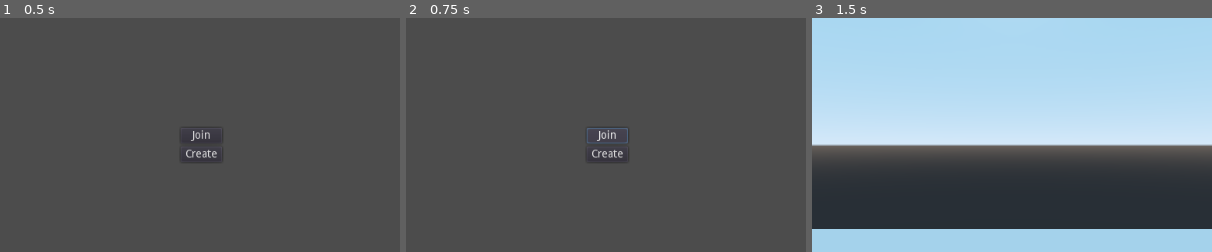
Above: before the commit, frames 1-3 (left to right).
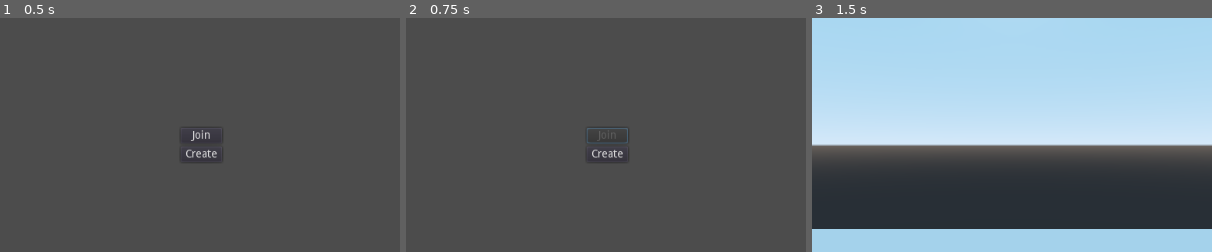
Above: after the commit, the same moments.

Repository: DarcyFilmsYT/Basic-Multiplayer
Game: Godot game, scene res://World/World.tscn
Same seed, same stepped clock (60 frames per second), same inputs: the game is played once before the commit and once after it. Before the commit the project starts from res://Map/World.tscn.
Inputs:
- Up to frame 1 (0.5 s): no input
- Up to frame 2 (0.75 s): click "Join" at 0.5 s
- Up to frame 3 (1.5 s): click "Create" at 1.25 s
The pictures show only the part of the screen within x 25-75%, y 23-73%; the shares and areas given below are measured in that part.

Frame 1 is identical in both runs. In frame 2, 0.1% of the frame differs, in the area x 47-53%, y 47-53%; in frame 3, nothing differs.

Commit message:
Add files via upload

Diff:
--- a/Basic Multiplayer/Menus/Scripts/Main menu.gd
+++ b/Basic Multiplayer/Menus/Scripts/Main menu.gd
@@ -1,6 +1,7 @@
 extends Control
 
 func join_Button_pressed():
+	$HBoxContainer/VBoxContainer/Join.disabled = true
 	Server.join()
 
 func create_button_pressed():
--- a/Basic Multiplayer/Player/Scripts/Player Other.gd
+++ b/Basic Multiplayer/Player/Scripts/Player Other.gd
@@ -1,6 +1 @@
 extends KinematicBody
-
-var new_position
-
-func _physics_process(_delta):
-	self.global_transform.origin = new_position
--- a/Basic Multiplayer/Scripts/Server.gd
+++ b/Basic Multiplayer/Scripts/Server.gd
@@ -6,9 +6,11 @@
 
 var connected = false
 
+var ip = "127.0.0.1"
+
 func join():
 	var peer = NetworkedMultiplayerENet.new()
-	peer.create_client("127.0.0.1", 6969)
+	peer.create_client(ip, 6969)
 	get_tree().network_peer = peer
 	peer.connect("connection_succeeded", self, "joined_server")
 	peer.connect("connection_failed", self, "failed_connection")
@@ -20,7 +22,8 @@
 	rpc_id(1, "request_players")
 
 func failed_connection():
-	print("couldn't connect to test IP")
+	get_node("../World/Main menu/HBoxContainer/VBoxContainer/Join").disabled = false
+	print("couldn't connect to " + ip)
 
 remote func request_players():
 	var player_id = get_tree().get_rpc_sender_id()
@@ -88,11 +91,11 @@
 remote func share_player_state(position):
 	var player_id = get_tree().get_rpc_sender_id()
 	if get_tree().get_network_unique_id() == 1:
-		get_node("../World/Other Players/" + str(player_id)).new_position = position
+		get_node("../World/Other Players/" + str(player_id)).global_transform.origin = position
 	else:
 		rpc_id(0, "recieve_player_state", player_id, position)
 
 remote func recieve_player_state(player_id, position):
 	if get_tree().get_rpc_sender_id() == 1:
 		if get_node("../World/Other Players").has_node(str(player_id)):
-			get_node("../World/Other Players/" + str(player_id)).new_position = position
+			get_node("../World/Other Players/" + str(player_id)).global_transform.origin = position
--- /dev/null
+++ b/Basic Multiplayer/World/World.tscn
@@ -0,0 +1,17 @@
+[gd_scene load_steps=2 format=2]
+
+[ext_resource path="res://Menus/Main menu.tscn" type="PackedScene" id=1]
+
+[node name="World" type="Spatial"]
+
+[node name="CSGCombiner" type="CSGCombiner" parent="."]
+transform = Transform( 1, 0, 0, 0, 1, 0, 0, 0, 1, 0, -1, 0 )
+use_collision = true
+
+[node name="CSGBox" type="CSGBox" parent="CSGCombiner"]
+width = 32.0
+depth = 32.0
+
+[node name="Main menu" parent="." instance=ExtResource( 1 )]
+
+[node name="Other Players" type="Node" parent="."]
--- a/Basic Multiplayer/project.godot
+++ b/Basic Multiplayer/project.godot
@@ -11,7 +11,7 @@
 [application]
 
 config/name="Basic Multiplayer"
-run/main_scene="res://Map/World.tscn"
+run/main_scene="res://World/World.tscn"
 config/icon="res://icon.png"
 
 [audio]
@@ -24,7 +24,7 @@
 
 [debug]
 
-settings/fps/force_fps=60
+settings/fps/force_fps=30
 
 [input]
 
@@ -59,10 +59,6 @@
  ]
 }
 
-[physics]
-
-common/enable_pause_aware_picking=true
-
 [rendering]
 
 environment/default_environment="res://default_env.tres"
